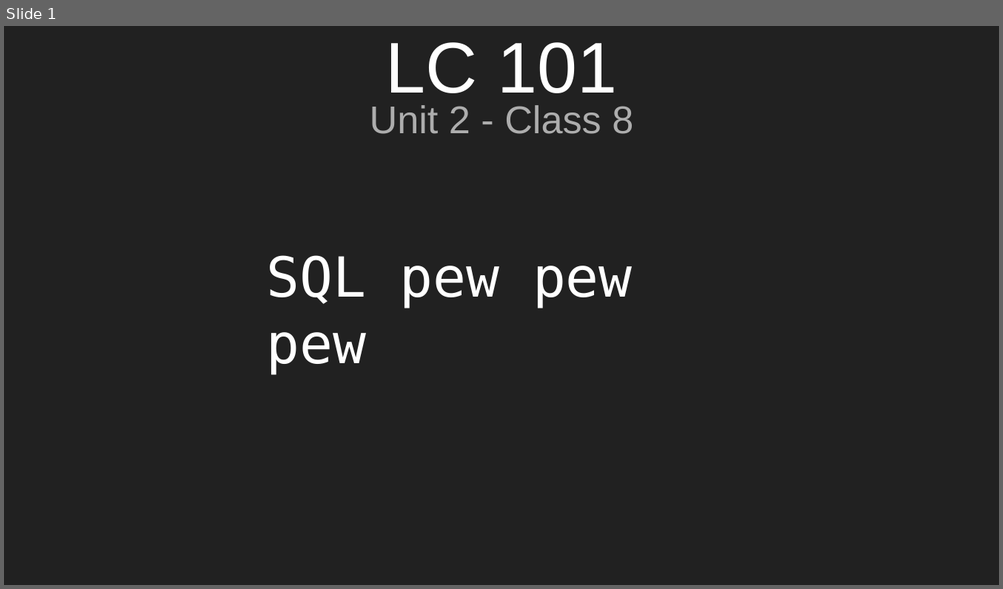
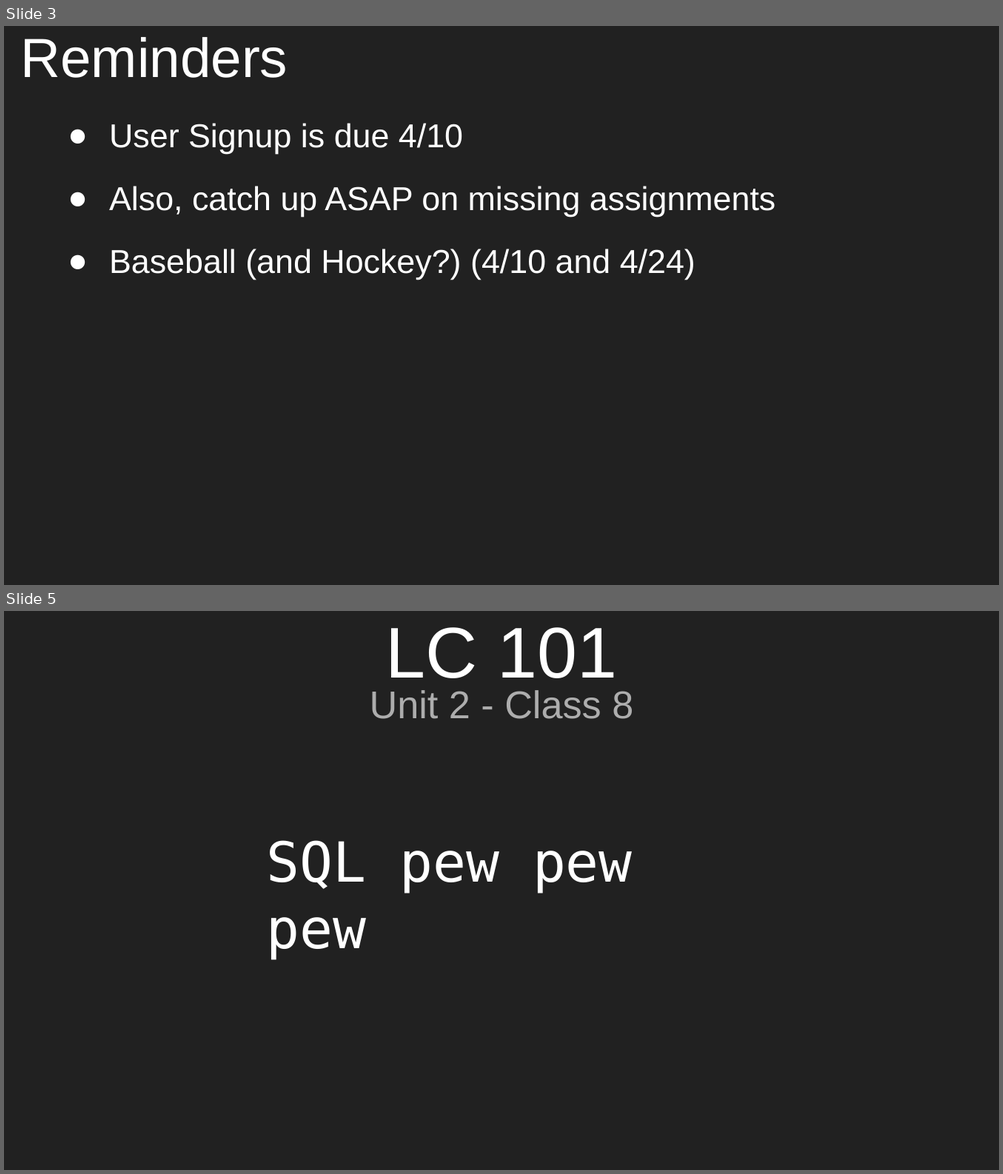
Before and after one commit to aleesham/lc101-unit2, a slide deck: slides/Unit 2 - LC 101 - Class 8.pptx. Shown one above the other, each under a label of ours: slide 1 before the commit, slides 3 and 5 after it; the slides between them are not shown. The pictures are 1003x589 and 1003x1174 pixels, drawn with LibreOffice and Linux fonts; fonts in the diff are those of the drawing. Boxes give left, top, right and bottom in pixels: in the first picture for what was removed or moved away, otherwise in the second. Text is boxed around its words. In the diff, an @@ line names an element or a change of style, - is before the commit and + after.

```diff
--- a/slides/Unit 2 - LC 101 - Class 8.pptx
+++ b/slides/Unit 2 - LC 101 - Class 8.pptx
@@ slide 3 added at bbox=[4, 26, 999, 585], background #212121 @@
@@ title added at bbox=[21, 37, 288, 78], 40 pt, text #FFFFFF @@
+Reminders
@@ text added at bbox=[109, 123, 775, 280], 24 pt, text #FFFFFF @@
+● User Signup is due 4/10
+● Also, catch up ASAP on missing assignments
+● Baseball (and Hockey?) (4/10 and 4/24)
@@ what was slide 1 is now slide 5 @@
```
Also in this commit, not shown: 6 other slides added, 7 slides removed, 1 other file.
